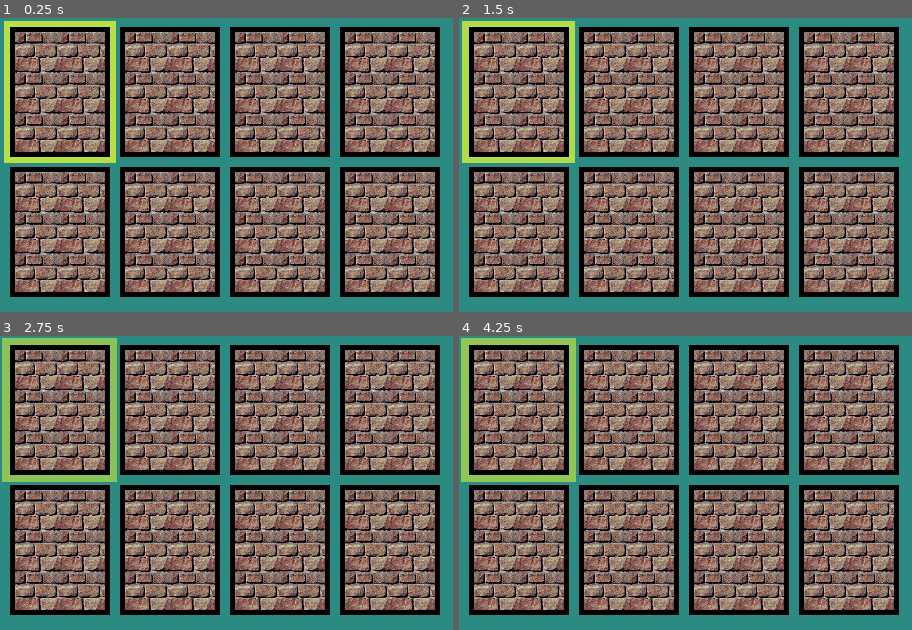
Above: before the commit, frames 1-4 (two rows, left to right).
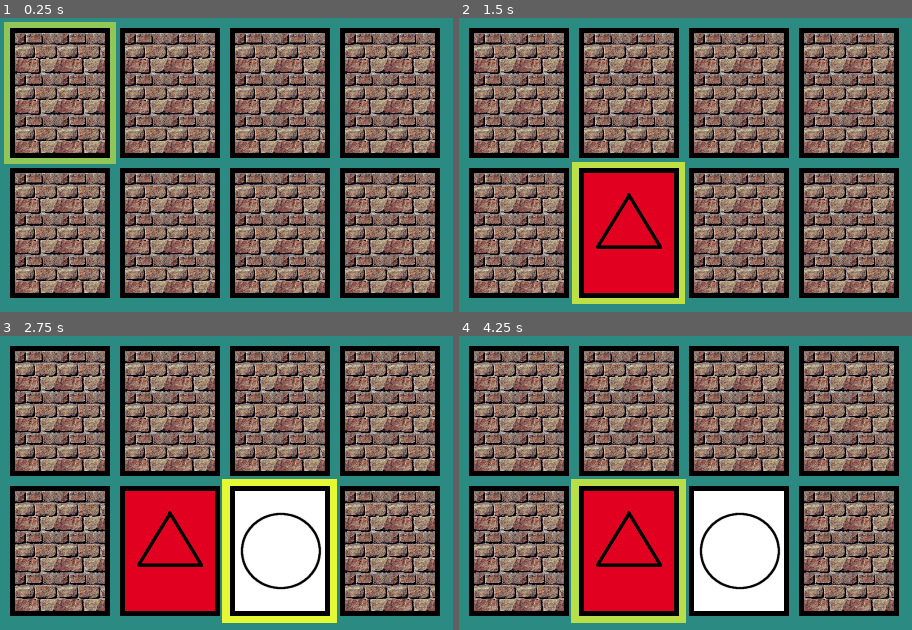
Above: after the commit, the same moments.

Repository: KapFlagon/Memory-Fun
Game: Godot game, scene res://src/screens/TestGameScreen.tscn
Same seed, same stepped clock (60 frames per second), same inputs: the game is played once before the commit and once after it.
Inputs (mouse positions are in pixels of both pictures, inside the frame that each line leads up to):
- Up to frame 1 (0.25 s): no input
- Up to frame 2 (1.5 s): tap Enter (ui_accept) at 0.5, 0.77, 1.07 s; move the mouse to (outside the picture) at 0.52 s; hold Right (ui_right) 0.53-1.28 s; tap End (ui_end) at 0.6 s; click (outside the picture) at 0.67 s; tap Space (ui_select) at 0.8, 1.35 s; move the mouse to (699, 282) at 1.27 s; hold Down (ui_down) from 1.28 s (still down)
- Up to frame 3 (2.75 s): tap Enter (ui_accept) at 1.52, 1.55, 1.82, 2.1 s; move the mouse to (outside the picture) at 2.02 s; release Down (ui_down) at 2.03 s; hold Right (ui_right) from 2.03 s (still down); tap End (ui_end) at 2.3 s
- Up to frame 4 (4.25 s): move the mouse to (outside the picture) at 2.77 s; release Right (ui_right) at 2.78 s; hold Up (ui_up) 2.78-3.53 s; tap End (ui_end) at 2.85 s; click (outside the picture) at 2.92 s; tap Enter (ui_accept) at 3.02, 3.32, 3.77, 3.8, 4.07 s; tap Space (ui_select) at 3.05, 3.6 s; move the mouse to (outside the picture) at 3.52 s; hold Left (ui_left) from 3.53 s (still down)

The runs differ from the first frame. In frame 1, 38% of the frame differs, in the area x 0-98%, y 1-96%; in frame 2, 44%; in frame 3, 49%, in the area x 0-98%, y 0-98%; in frame 4, 49%.

Commit message:
Added logic for flipping and comparing cards. Close to Minimum Viable Product.

Diff:
--- a/src/entities/game_objects/GridManager.gd
+++ b/src/entities/game_objects/GridManager.gd
@@ -1,7 +1,8 @@
 extends CardBase
 
 
-enum GameState {NEW, ONGOING, COMPLETED}
+enum e_game_state {NEW, ONGOING, WAITING, COMPLETED}
+enum e_difficulties {EASY, MEDIUM, HARD}
 
 
 # Export Variables for Grid
@@ -13,7 +14,9 @@
 export var item_height: int
 export var item_padding_x: int
 export var item_padding_y: int
-
+export var selected_difficulty: int
+
+var game_state = null
 var card_grid = []
 var CardPreLoad = preload("res://src/entities/game_objects/Card.tscn")
 var random = RandomNumberGenerator.new()
@@ -22,24 +25,35 @@
 
 # Called when the node enters the scene tree for the first time.
 func _ready() -> void:
+	game_state = e_game_state.NEW
 	card_grid = create_2D_array()
 	populate_grid()
 	prepare_selector()
-	#print(card_grid)
-	#print("post shuffle")
-	#print_2D_array()
 
 
 # Called every frame. 'delta' is the elapsed time since the previous frame.
 func _process(delta: float) -> void:
 	# Check for directional input, move the selector icon
-	pass
+	process_inputs()
 
 
 func randomize_card_params():
 	var tempArray = []
-	tempArray.append(random.randi_range(0, e_shapes.size()-1))
-	tempArray.append(random.randi_range(0, e_colours.size()-1))
+	var shape_pool = 0
+	var colour_pool = 0
+	if selected_difficulty == e_difficulties.EASY:
+		shape_pool = 3
+		colour_pool = 1
+	elif selected_difficulty == e_difficulties.MEDIUM:
+		shape_pool = e_shapes.size()
+		colour_pool = 3
+	else:
+		shape_pool = e_shapes.size()
+		colour_pool = e_colours.size()
+	random.randomize()
+	tempArray.append(random.randi_range(0, shape_pool - 1))
+	random.randomize()
+	tempArray.append(random.randi_range(0, colour_pool - 1))
 	return tempArray
 
 
@@ -93,12 +107,12 @@
 		colour_match = true
 	if shape_match and colour_match:
 		full_match = true
-		card_grid[card_a_grid_location.x][card_a_grid_location.y].set_current_state(e_states.MATCHED)
-		card_grid[card_b_grid_location.x][card_b_grid_location.y].set_current_state(e_states.MATCHED)
+		#card_grid[card_a_grid_location.x][card_a_grid_location.y].set_current_state(e_states.MATCHED)
+		#card_grid[card_b_grid_location.x][card_b_grid_location.y].set_current_state(e_states.MATCHED)
 	return full_match
 
 
-func valid_selection(selected_card_grid_location: Vector2):
+func validate_selection(selected_card_grid_location: Vector2):
 	var valid_selection = false
 	var selected_card_state = card_grid[selected_card_grid_location.x][selected_card_grid_location.y].get_current_state()
 	if selected_card_state == e_states.FACE_DOWN or selected_card_state == e_states.FACE_UP:
@@ -106,6 +120,15 @@
 	return valid_selection
 
 
+func flip_chosen_card(card_grid_location) -> void:
+	if card_grid[card_grid_location.x][card_grid_location.y].get_current_state() == e_states.FACE_DOWN:
+		card_grid[card_grid_location.x][card_grid_location.y].set_current_state(e_states.FACE_UP)
+	elif card_grid[card_grid_location.x][card_grid_location.y].get_current_state() == e_states.FACE_UP:
+		card_grid[card_grid_location.x][card_grid_location.y].set_current_state(e_states.FACE_DOWN)
+	check_2D_array_matches()
+	check_2D_array_state()
+
+
 func create_2D_array():
 	var array = []
 	for i in columns:
@@ -121,15 +144,51 @@
 			print("grid number " + str(i) + ", " + str(j))
 			card_grid[i][j].print_card()
 
-
-func validate_selection_icon_location(new_location: Vector2):
-	if new_location.x >= 0 and new_location.y >= 0:
-		if new_location.x < columns and new_location.y < rows:
-			return true
-		else:
-			return false
-	else:
-		return false
+func check_2D_array_matches():
+	var face_up_count = 0
+	var card_a_grid_pos = null
+	var card_b_grid_pos = null
+	var matched = false
+
+	for i in columns:
+		for j in rows:
+			if card_grid[i][j].get_current_state() == e_states.FACE_UP:
+				face_up_count = face_up_count + 1
+				if face_up_count == 1:
+					card_a_grid_pos = Vector2(i,j)
+				elif face_up_count == 2:
+					card_b_grid_pos = Vector2(i,j)
+	if face_up_count == 2:
+		matched = check_pair(card_a_grid_pos, card_b_grid_pos)
+		if matched:
+			card_grid[card_a_grid_pos.x][card_a_grid_pos.y].set_current_state(e_states.MATCHED)
+			card_grid[card_b_grid_pos.x][card_b_grid_pos.y].set_current_state(e_states.MATCHED)
+		elif not matched:
+			var t = Timer.new()
+			t.set_wait_time(0.75)
+			t.set_one_shot(true)
+			self.add_child(t)
+			game_state = e_game_state.WAITING
+			t.start()
+			yield(t, "timeout")
+			t.queue_free()
+			game_state = e_game_state.ONGOING
+			card_grid[card_a_grid_pos.x][card_a_grid_pos.y].set_current_state(e_states.FACE_DOWN)
+			card_grid[card_b_grid_pos.x][card_b_grid_pos.y].set_current_state(e_states.FACE_DOWN)
+
+
+
+func check_2D_array_state() -> void:
+	var matched_count = 0
+	for i in columns:
+		for j in rows:
+			if card_grid[i][j].get_current_state() == e_states.MATCHED:
+				matched_count = matched_count + 1
+	print("matched_count:" + str(matched_count))
+	if matched_count == (columns * rows):
+		game_state = e_game_state.COMPLETED
+		print("game over")
+
 
 func shuffle_card_grid(num_of_shuffles: int):
 	# https://bost.ocks.org/mike/shuffle/
@@ -142,10 +201,43 @@
 
 func prepare_selector() -> void:
 	current_selector_position = Vector2(0, 0)
-	set_selector_position(current_selector_position)
-
-func set_selector_position(new_grid_pos: Vector2) -> void:
-	var temp_new_pixels = grid_to_pixel(new_grid_pos.x, new_grid_pos.y)
+	set_selector_position()
+	game_state = e_game_state.ONGOING
+
+
+func update_selection_icon_location(location_change: Vector2) -> void:
+	var tempVec2 = current_selector_position
+	tempVec2.x = tempVec2.x + location_change.x
+	tempVec2.y = tempVec2.y + location_change.y
+	if tempVec2.x >= 0 and tempVec2.y >= 0:
+		if tempVec2.x < columns and tempVec2.y < rows:
+			current_selector_position = tempVec2
+			set_selector_position()
+
+func set_selector_position() -> void:
+	var temp_new_pixels = grid_to_pixel(current_selector_position.x, current_selector_position.y)
 	temp_new_pixels.x = temp_new_pixels.x - 5
 	temp_new_pixels.y = temp_new_pixels.y - 5
 	get_node("SelectionIcon").position = temp_new_pixels
+
+
+func process_inputs() -> void:
+	if game_state == e_game_state.ONGOING:
+		if Input.is_action_just_pressed("ui_right"):
+			update_selection_icon_location(Vector2(1,0))
+		if Input.is_action_just_pressed("ui_left"):
+			update_selection_icon_location(Vector2(-1,0))
+		if Input.is_action_just_pressed("ui_up"):
+			update_selection_icon_location(Vector2(0,-1))
+		if Input.is_action_just_pressed("ui_down"):
+			update_selection_icon_location(Vector2(0,1))
+		if Input.is_action_just_released("ui_accept") or Input.is_action_just_released("ui_select"):
+			print("ui_accept or ui_select detected")
+			var valid_selection = validate_selection(current_selector_position)
+			if valid_selection:
+				flip_chosen_card(current_selector_position)
+		if Input.is_action_just_released("ui_end"):
+			print()
+	elif game_state == e_game_state.WAITING:
+		# No input allowed
+		pass
--- a/src/entities/game_objects/SelectionIcon.tscn
+++ b/src/entities/game_objects/SelectionIcon.tscn
@@ -14,9 +14,9 @@
 tracks/0/enabled = true
 tracks/0/keys = {
 "times": PoolRealArray( 0, 0.9, 1.8 ),
-"transitions": PoolRealArray( 0.5, 2, 0.5 ),
+"transitions": PoolRealArray( 2, 2, 0.5 ),
 "update": 0,
-"values": [ Color( 0.898039, 0.976471, 0.203922, 1 ), Color( 0.898039, 0.976471, 0.203922, 0.513726 ), Color( 0.898039, 0.976471, 0.203922, 1 ) ]
+"values": [ Color( 0.898039, 0.976471, 0.203922, 0.513726 ), Color( 0.898039, 0.976471, 0.203922, 1 ), Color( 0.898039, 0.976471, 0.203922, 0.513726 ) ]
 }
 tracks/1/type = "value"
 tracks/1/path = NodePath("ColorRect:rect_size")
@@ -48,11 +48,9 @@
 script = ExtResource( 1 )
 
 [node name="ColorRect" type="ColorRect" parent="."]
-margin_left = -4.56639
-margin_top = -4.56639
-margin_right = 224.566
-margin_bottom = 284.566
-color = Color( 0.898039, 0.976471, 0.203922, 0.555896 )
+margin_right = 220.0
+margin_bottom = 280.0
+color = Color( 0.898039, 0.976471, 0.203922, 1 )
 __meta__ = {
 "_edit_use_anchors_": false
 }
--- a/src/screens/TestGameScreen.tscn
+++ b/src/screens/TestGameScreen.tscn
@@ -13,7 +13,6 @@
 }
 
 [node name="GridManager" parent="." instance=ExtResource( 1 )]
-position = Vector2( 0, -1 )
 columns = 4
 rows = 2
 x_start = 10
@@ -22,3 +21,4 @@
 item_height = 130
 item_padding_x = 10
 item_padding_y = 10
+selected_difficulty = 1
Not shown, changed: ToDo
